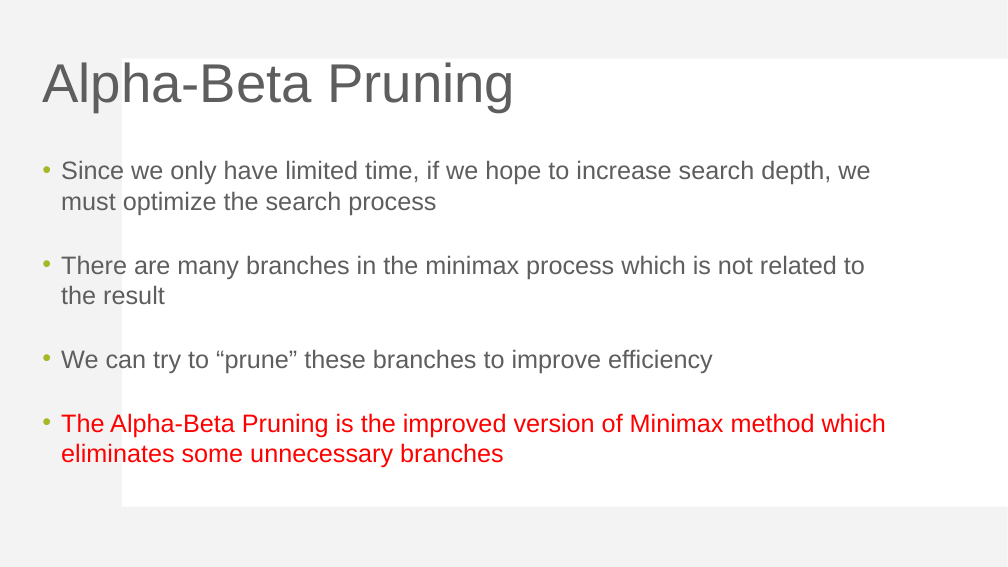
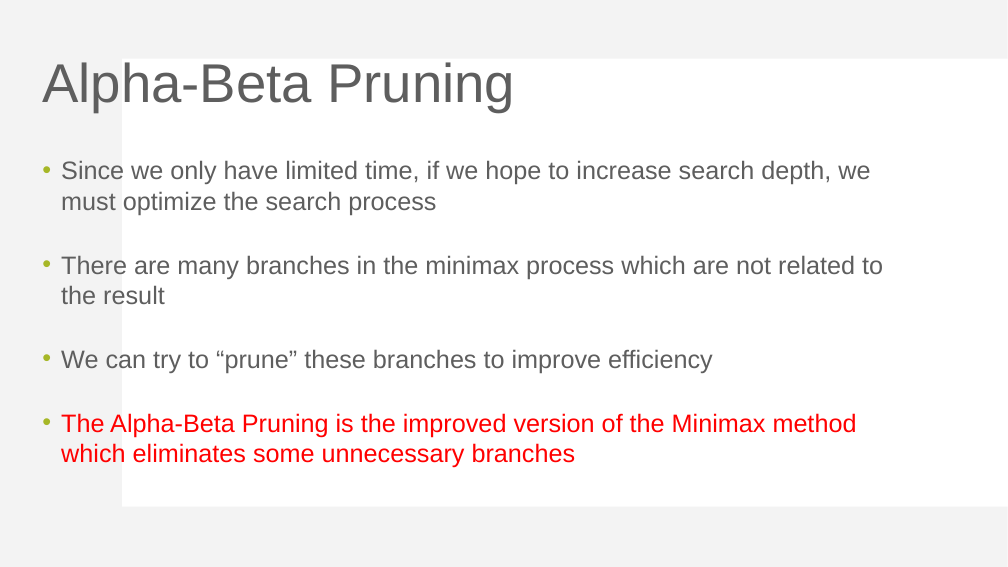
Before and after one commit to yeudah/I2P3-mingxiaa, a slide deck: slide 42 of document/Mini-Project-3-introduction.pptx. Drawn at 1008x567 pixels with LibreOffice and Linux fonts; fonts in the diff are those of the drawing. Boxes give left, top, right and bottom in pixels: in the first picture for what was removed or moved away, otherwise in the second. Text is boxed around its words. In the diff, an @@ line names an element or a change of style, - is before the commit and + after.

```diff
--- a/document/Mini-Project-3-introduction.pptx
+++ b/document/Mini-Project-3-introduction.pptx
@@ text at box(61, 255, 883, 304): text changed @@
-• There are many branches in the minimax process which is not related to the result
+• There are many branches in the minimax process which are not related to the result
@@ text at box(61, 413, 857, 467): text changed @@
-• The Alpha-Beta Pruning is the improved version of Minimax method which eliminates some unnecessary branches
+• The Alpha-Beta Pruning is the improved version of the Minimax method which eliminates some unnecessary branches
```
Also in this commit, not shown: 22 other slides changed.
